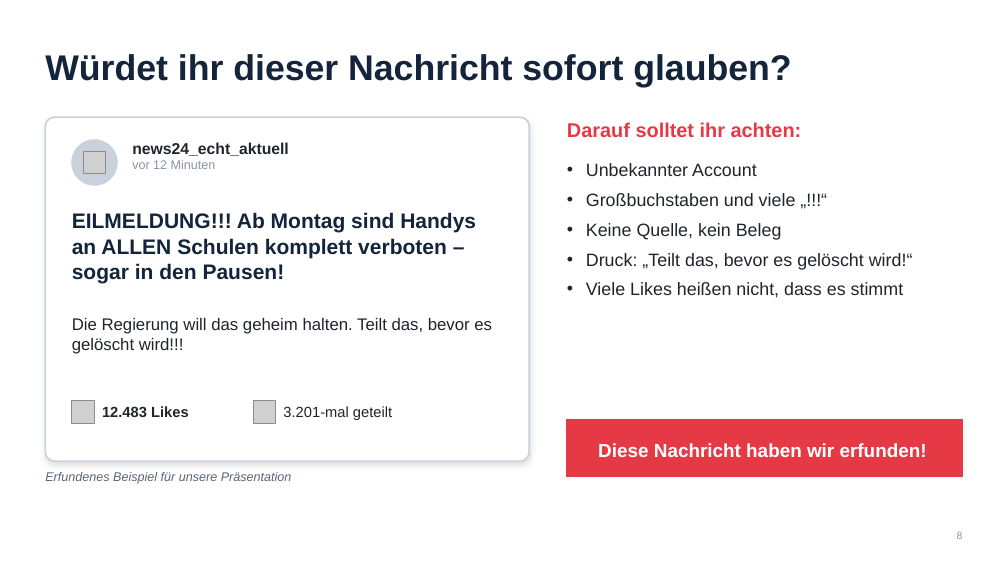
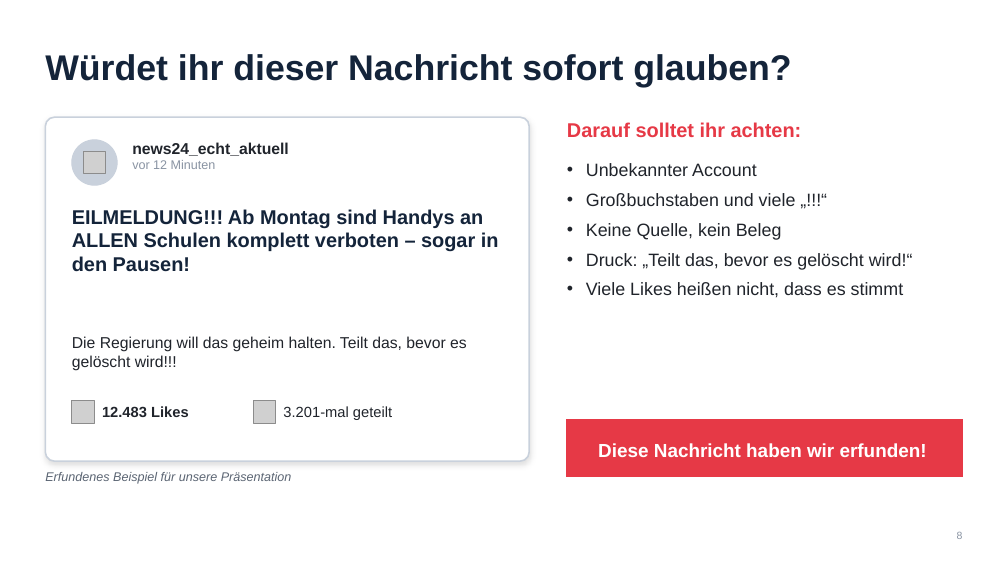
Before and after one commit to kewinngatcheu-cpu/UrbanIQ, a slide deck: slide 8 of Gewi_Massenmedien/Gewi_Praesentation_Massenmedien.pptx. Drawn at 1008x567 pixels with LibreOffice and Linux fonts; fonts in the diff are those of the drawing; grey boxes stand for pictures. Boxes give left, top, right and bottom in pixels: in the first picture for what was removed or moved away, otherwise in the second. Text is boxed around its words. In the diff, an @@ line names an element or a change of style, - is before the commit and + after.

```diff
--- a/Gewi_Massenmedien/Gewi_Praesentation_Massenmedien.pptx
+++ b/Gewi_Massenmedien/Gewi_Praesentation_Massenmedien.pptx
@@ text "EILMELDUNG!!! Ab Montag sind Handys ..." at box(72, 209, 499, 272): size 20 to 19 pt @@
@@ text "Die Regierung will das geheim ...": place and size @@
-text "Die Regierung will das geheim ..." at box(72, 318, 492, 354)
+text "Die Regierung will das geheim ..." at box(72, 336, 467, 371)
@@ text "Die Regierung will das geheim ..." at box(72, 336, 467, 371): size 16 to 15 pt @@
```
Also in this commit, not shown: 5 other slides changed.
